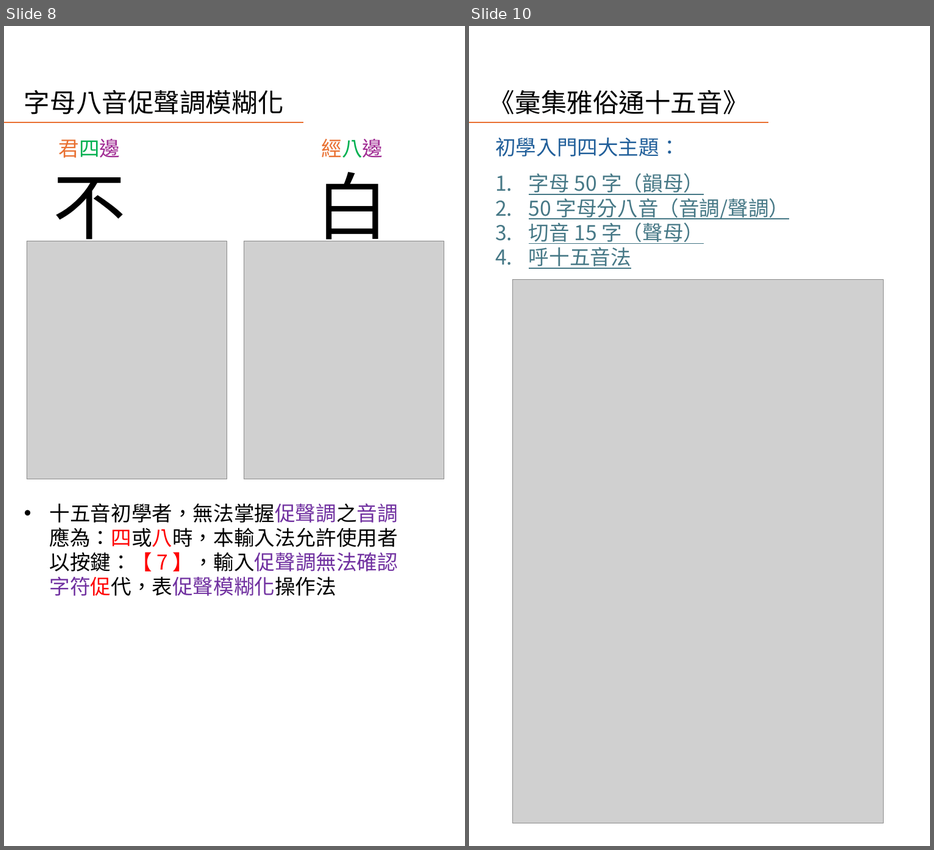
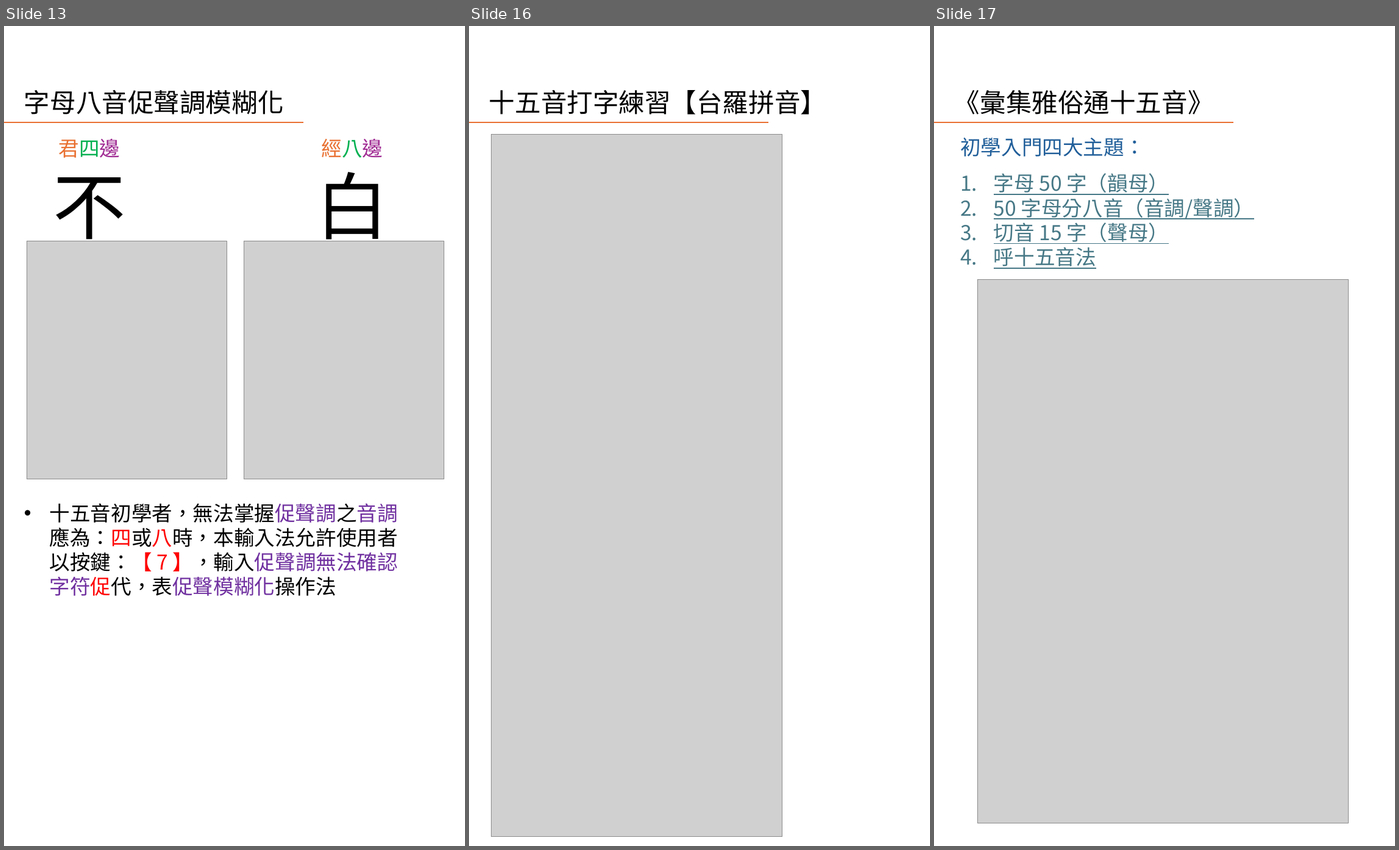
Before and after one commit to AlanJui/rime-tlpa, a slide deck: docs/guide/十五音輸入法簡介.pptx. Shown side by side, each under a label of ours: slides 8 and 10 before the commit, slides 13, 16 and 17 after it; the slides between them are not shown. The pictures are 934x850 and 1399x850 pixels, drawn with LibreOffice and Linux fonts; fonts in the diff are those of the drawing; grey boxes stand for pictures. Boxes give left, top, right and bottom in pixels: in the first picture for what was removed or moved away, otherwise in the second. Text is boxed around its words. In the diff, an @@ line names an element or a change of style, - is before the commit and + after.

Commit message:
十五音輸入法簡介 v0.0.2

```diff
--- a/docs/guide/十五音輸入法簡介.pptx
+++ b/docs/guide/十五音輸入法簡介.pptx
@@ slide 16 added at <box>469,26,930,846</box>, background #FFFFFF; not listed: 1 template element that a slide beside it also shows @@
@@ title added at <box>489,90,826,114</box>, 45.6 pt, text #000000 @@
+十五音打字練習【台羅拼音】
@@ picture added at <box>492,134,783,836</box> @@
@@ what was slide 8 is now slide 13 @@
@@ what was slide 10 is now slide 17 @@
```
Also in this commit, not shown: 3 slides changed, 5 other slides added.
